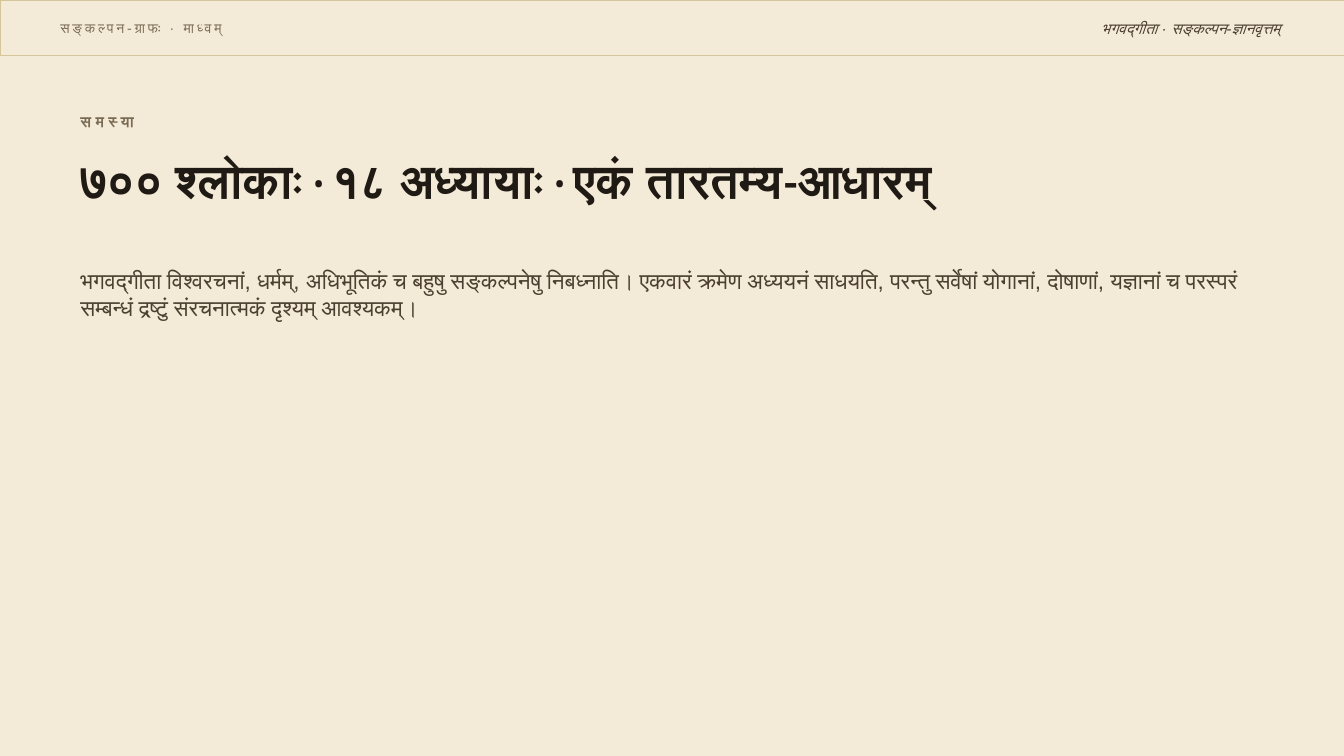
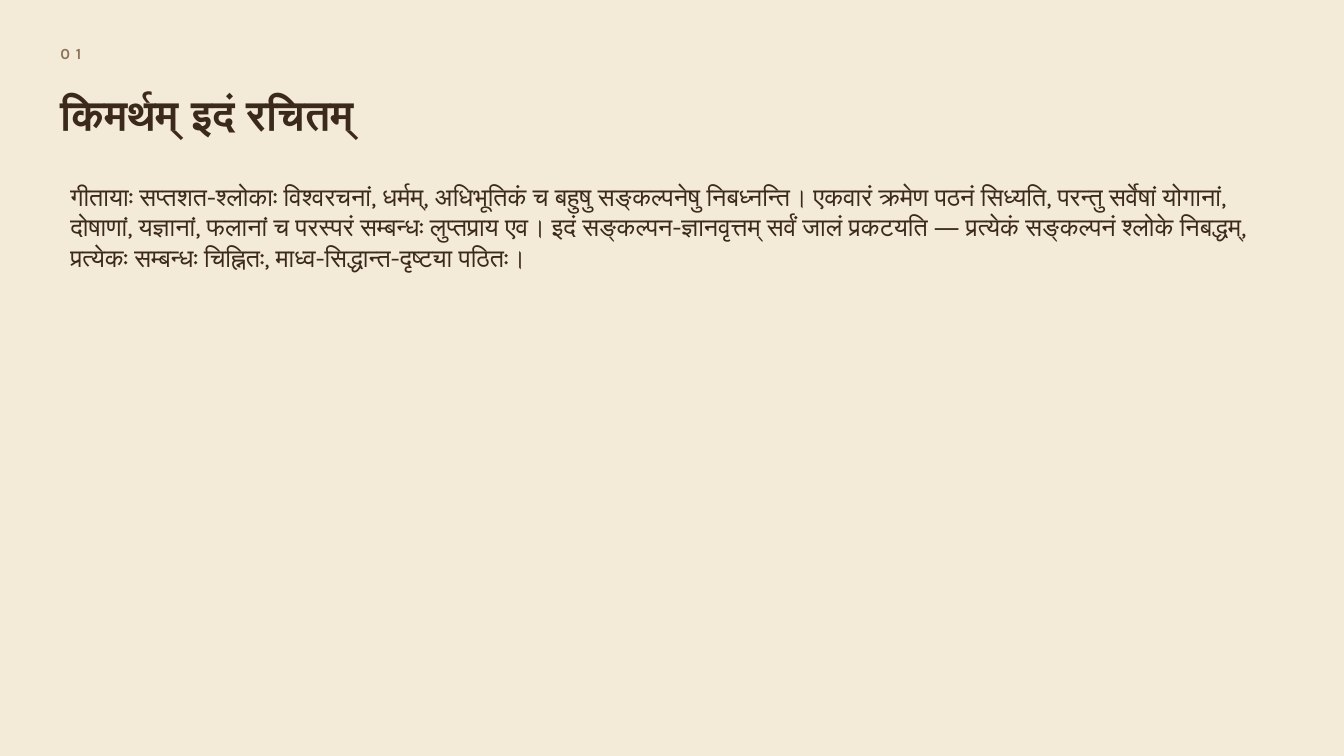
Before and after one commit to kvinayakpai/Bhagavadgita, a slide deck: slide 2 of decks/Bhagavadgita_Concept_KG_dev.pptx. Drawn at 1344x756 pixels with LibreOffice and Linux fonts; fonts in the diff are those of the drawing. Boxes give left, top, right and bottom in pixels: in the first picture for what was removed or moved away, otherwise in the second. Text is boxed around its words. In the diff, an @@ line names an element or a change of style, - is before the commit and + after.

```diff
--- a/decks/Bhagavadgita_Concept_KG_dev.pptx
+++ b/decks/Bhagavadgita_Concept_KG_dev.pptx
@@ rectangle removed at <box>0,0,1344,55</box> @@
@@ text removed at <box>135,24,202,33</box> @@
-सङ्कल्पन-ग्राफः · माध्वम्
@@ text removed at <box>1101,22,1281,37</box> @@
-भगवद्गीता · सङ्कल्पन-ज्ञानवृत्तम्
@@ text added at <box>60,49,81,59</box>, 11 pt, text #8A7558, bold @@
+01
@@ text added at <box>60,97,355,139</box>, 30 pt, text #3B2A1B, bold @@
+किमर्थम् इदं रचितम्
@@ text removed at <box>121,117,134,128</box> @@
-समस्या
@@ text removed at <box>80,161,933,209</box> @@
-७०० श्लोकाः · १८ अध्यायाः · एकं तारतम्य-आधारम्
@@ text at <box>70,187,1247,273</box>: text changed; size 16 to 18 pt; font Arial to Karla; text colour #4A3F30 to #3B2A1B @@
-भगवद्गीता विश्वरचनां, धर्मम्, अधिभूतिकं च बहुषु सङ्कल्पनेषु निबध्नाति। एकवारं क्रमेण अध्ययनं साधयति, परन्तु सर्वेषां योगानां, दोषाणां, यज्ञानां च परस्परं सम्बन्धं द्रष्टुं संरचनात्मकं दृश्यम् आवश्यकम्।
+गीतायाः सप्तशत-श्लोकाः विश्वरचनां, धर्मम्, अधिभूतिकं च बहुषु सङ्कल्पनेषु निबध्नन्ति। एकवारं क्रमेण पठनं सिध्यति, परन्तु सर्वेषां योगानां, दोषाणां, यज्ञानां, फलानां च परस्परं सम्बन्धः लुप्तप्राय एव। इदं सङ्कल्पन-ज्ञानवृत्तम् सर्वं जालं प्रकटयति — प्रत्येकं सङ्कल्पनं श्लोके निबद्धम्, प्रत्येकः सम्बन्धः चिह्नितः, माध्व-सिद्धान्त-दृष्ट्या पठितः।
```
Also in this commit, not shown: 4 other slides changed, 21 slides added, 11 slides removed, 17 other files.
